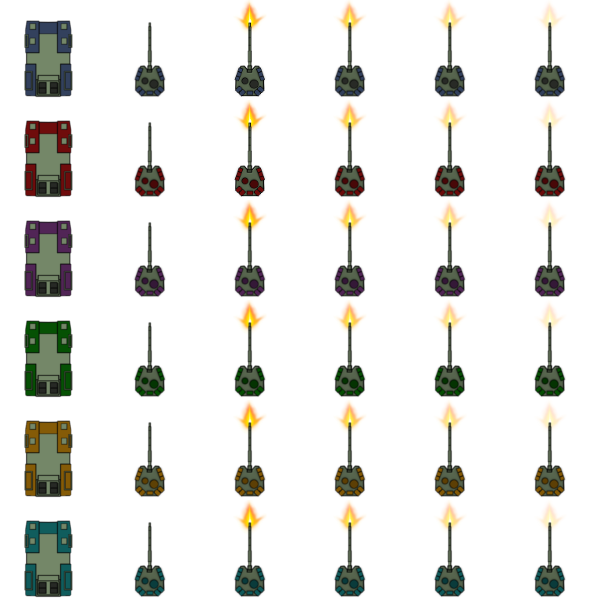
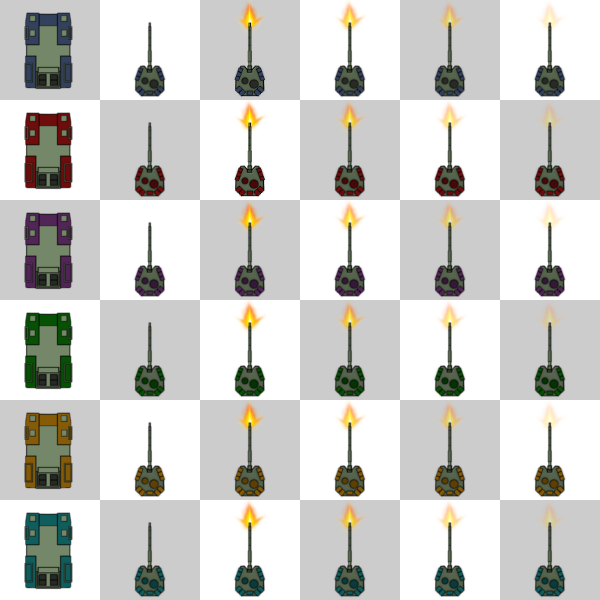
Two versions of the same layered image (600 x 600). Layer-by-layer changes:
painted on "Blue - Base" over [24, 12, 73, 98]
painted on "Red - Base" over [24, 112, 73, 198]
painted on "Purple - Base" over [24, 212, 73, 298]
painted on "Green - Base" over [24, 312, 73, 398]
painted on "Orange - Base" over [24, 412, 73, 498]
moved "Cyan - Turret" above "Cyan - Base" over [133, 521, 167, 598]
painted on "Cyan - Base" over [24, 512, 73, 598]
showed "Stencil" over [0, 0, 600, 600]
